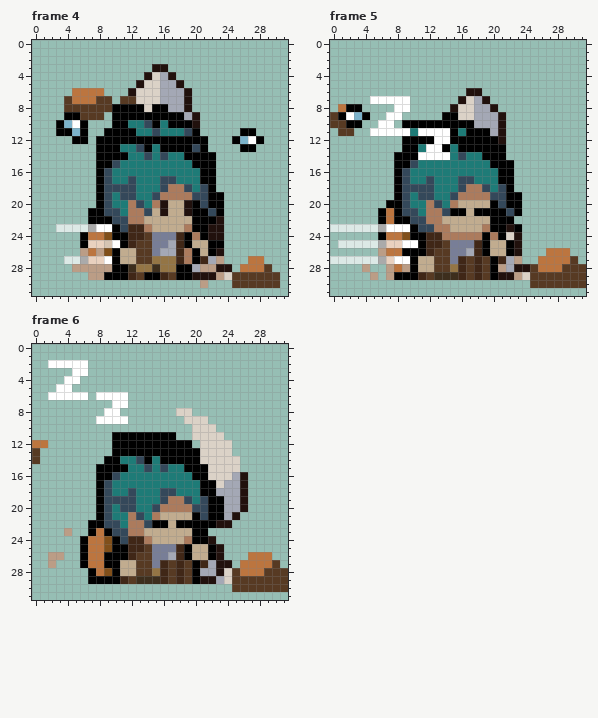
A pixel-art file gets an edit: art/player/player_sprite.aseprite. That is the earlier state.
32x32 pixels, 6 frames. Colours within 5 levels of each other are drawn and written as one. Shown: frame 4, frame 5, frame 6. The commit also changed other frames, which this record leaves out.
Once edited:
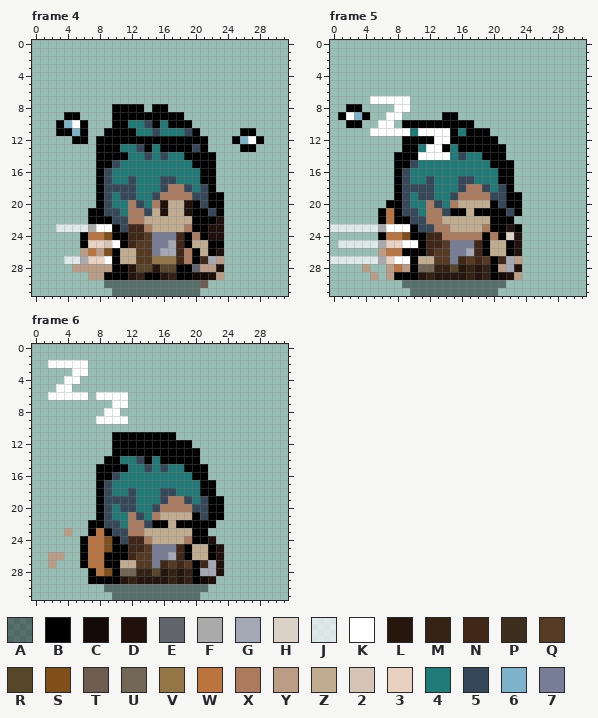
Palette (. is transparent): A #00000067  B #000000  C #140a08  D #21110d  E #62646c  F #aaaaaa  G #a4a8b5  H #dbd2c7  J #ffffffaa  K #ffffff  L #26170e  M #342315  N #402717  P #3d2e1d  Q #573a23  R #584629  S #804f1a  T #6f5e50  U #736755  V #947545  W #bc753f  X #ac7b5d  Y #bb9d86  Z #c1ac8f  2 #d5c4b3  3 #e9d1bf  4 #1e7b77  5 #34485a  6 #7cb3cb  7 #787e97
Difference:
layer "dig_side2" now hidden
layer "dig_side" now hidden
layer "shadow" now shown
Frame 4:
y 3: x 15..16 DD -> ..
y 4: x 14..17 DHGD -> ....
y 5: x 13..18 DHHGGD -> ......
y 6: x 5..8 WWWW -> ....; x 12..19 DHHHGGGD -> ........
y 7: x 4..9 QWWWQQ -> ......; x 11..19 QQHHHGGGD -> .........
y 8: x 4..9 QQQQQQ -> ......; x 14 H -> .; x 17..19 GGD -> ...
y 9: x 6..8 QQQ -> ...; x 19..20 GD -> ..
y 10: x 20 D -> .
y 27: x 27..28 WW -> ..
y 28: x 12..17 PVVPVV -> LRRLRR; x 20 G -> E; x 24 D -> .; x 26..29 WWWQ -> ....
y 29: x 12..13 NQ -> LM; x 16..17 NQ -> LM; x 20..21 DD -> CC; x 24..30 HQQQQQQ -> .......
y 30: x 9..21 ............Y -> AAAAAAAAAAAAT; x 25..30 QQQQQQ -> ......
y 31: x 10..20 ........... -> AAAAAAAAAAA
Frame 5:
y 6: x 17..18 DD -> ..
y 7: x 16..19 DHGD -> ....
y 8: x 1 W -> .; x 15..20 DHHGGD -> ......
y 9: x 0 Q -> .; x 16..21 HHGGGD -> ......
y 10: x 0..1 QQ -> ..; x 18..21 GGGD -> ....
y 11: x 1..2 QQ -> ..; x 20..21 GD -> ..
y 12: x 21 D -> .
y 26: x 27..29 WWW -> ...
y 27: x 26..30 WWWWQ -> .....
y 28: x 11..19 ZZQQVNQNQ -> UUMMRLMLM; x 24..31 DQWWWQQQ -> ........
y 29: x 11..19 NQPPPNQNQ -> LMLLLLMLM; x 21 D -> C; x 24..31 HQQQQQQQ -> ........
y 30: x 9..21 ............. -> AAAAAAAAAAAAA; x 25..31 QQQQQQQ -> .......
y 31: x 10..20 ........... -> AAAAAAAAAAA
Frame 6:
y 8: x 18..19 HH -> ..
y 9: x 19..21 HHH -> ...
y 10: x 20..22 HHH -> ...
y 11: x 20..23 HHHH -> ....
y 12: x 0..1 WW -> ..; x 21..24 HHHH -> ....
y 13: x 0 Q -> .; x 21..24 HHHH -> ....
y 14: x 0 Q -> .; x 21..25 HHHHH -> .....
y 15: x 22..25 HHHH -> ....
y 16: x 22..26 HHHGD -> .....
y 17: x 23..26 HGGD -> ....
y 18: x 23..26 GGGD -> ....
y 19..20: x 24..26 GGD -> ...
y 21: x 24..25 GD -> ..
y 22: x 23..24 DD -> ..
y 26: x 27..29 WWW -> ...
y 27: x 24 D -> .; x 26..30 WWWWQ -> .....
y 28: x 11..19 ZZQQVNQNQ -> UUMMRLMLM; x 24..31 HQWWWQQQ -> ........
y 29: x 11..19 NQPPPNQNQ -> LMLLLLMLM; x 21 D -> C; x 23..31 GHQQQQQQQ -> .........
y 30: x 9..21 ............. -> AAAAAAAAAAAAA; x 25..31 QQQQQQQ -> .......
y 31: x 10..20 ........... -> AAAAAAAAAAA
